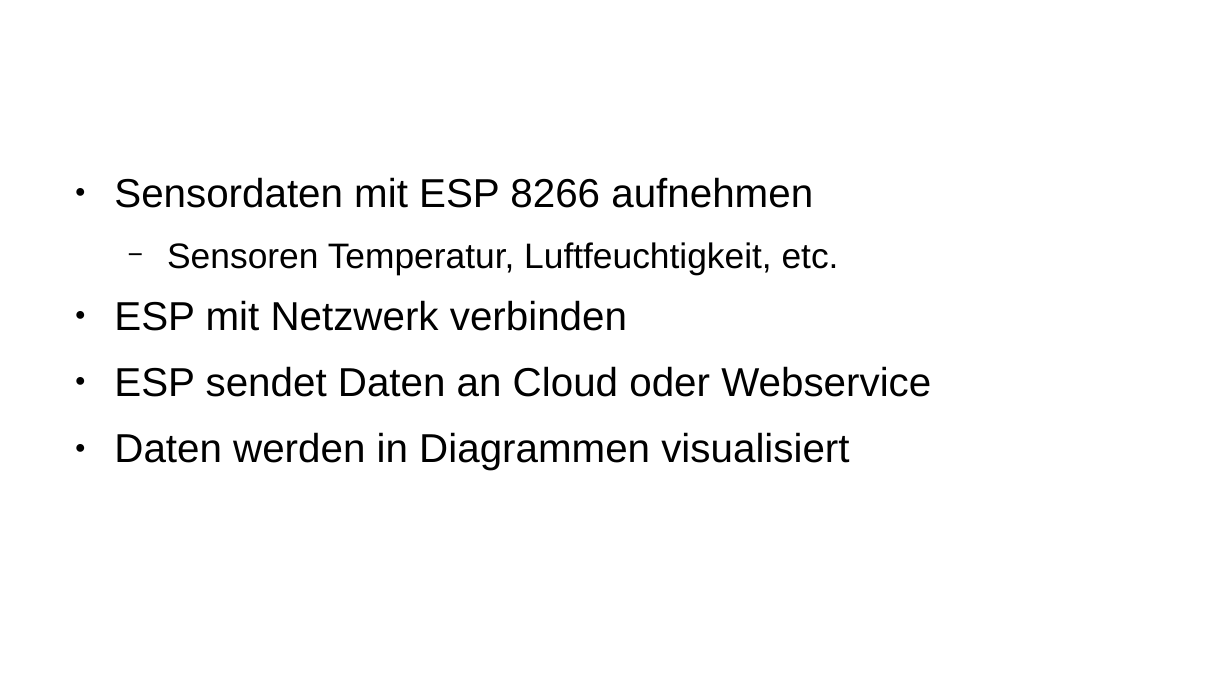
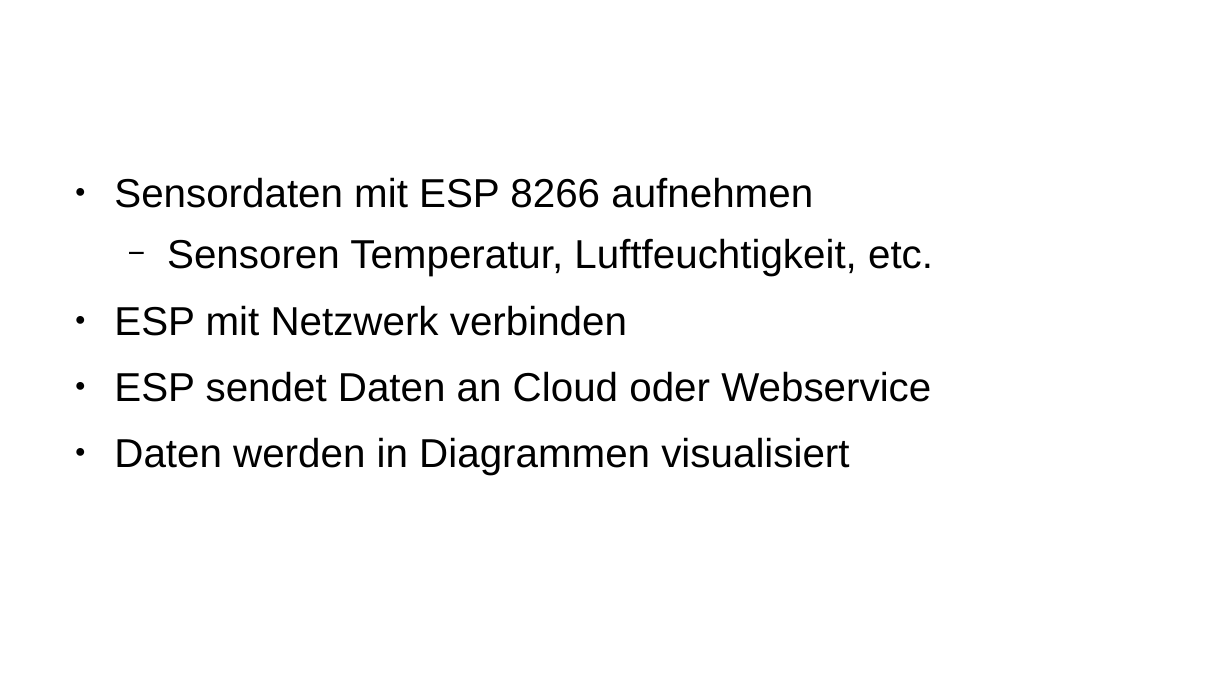
Before and after one commit to PhilippWuerfel/EspSensorProj, a slide deck: slide 2 of documentation/EspSensorProj.odp. Drawn at 1232x693 pixels with LibreOffice and Linux fonts; fonts in the diff are those of the drawing; background and template pictures are left out. Boxes give left, top, right and bottom in pixels: in the first picture for what was removed or moved away, otherwise in the second. Text is boxed around its words. In the diff, an @@ line names an element or a change of style, - is before the commit and + after.

```diff
--- a/documentation/EspSensorProj.odp
+++ b/documentation/EspSensorProj.odp
@@ text "Sensordaten mit ESP 8266 aufnehmen" at (114,177,933,475): size 22.8 to 26 pt in "Sensoren Temperatur, Luftfeuchtigkeit, etc."; indent changed; line spacing 1 to 0.9; more space between paragraphs @@
```
Also in this commit, not shown: 1 other slide changed, 4 slides added, 1 slide removed.
